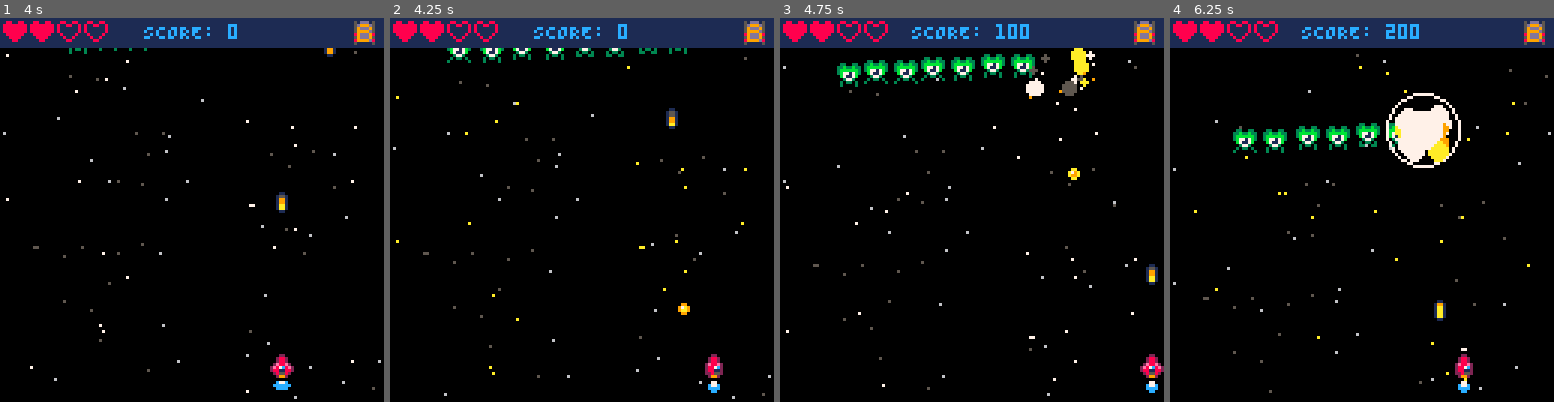
Above: before the commit, frames 1-4 (left to right).
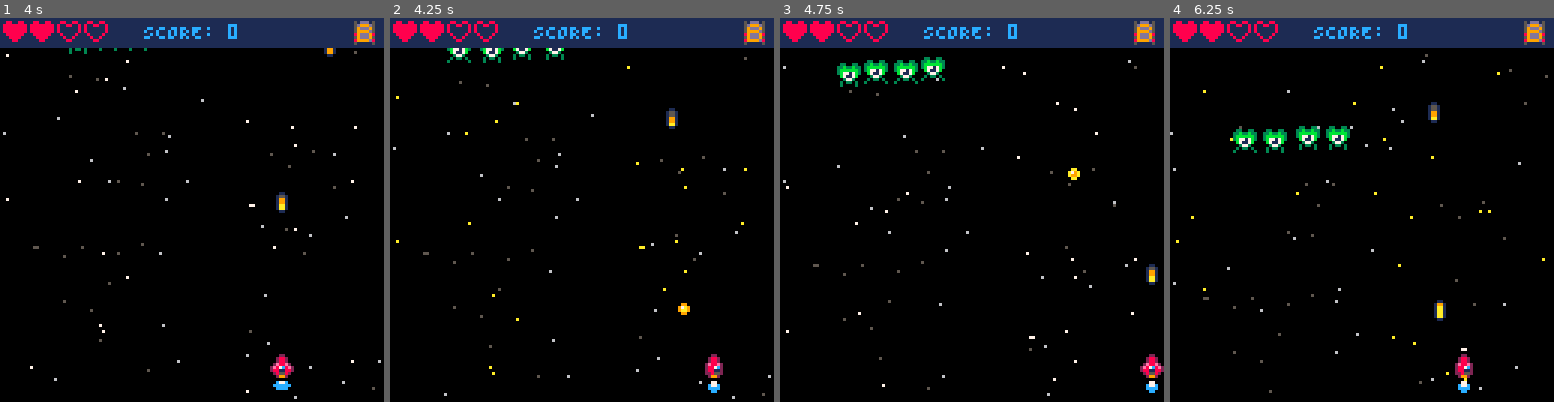
Above: after the commit, the same moments.

Repository: ProfSFrink/pico-8_shump_tutorial
Game: PICO-8 cartridge shump.p8
Two runs of this game, one before a commit and one after it. Both use one fixed random seed, a clock stepped at 60 frames per second and the inputs below.
Inputs:
- Up to frame 1 (4 s): tap X (X key) at 0.33, 1.07, 1.85, 2.97 s; tap O (Z key) at 0.7, 1.7, 2.1, 2.5, 2.9, 3.3, 3.7 s; hold Right 1.6-2.1 s; hold Up 2.15-2.42 s; hold Right 2.47-3.03 s; hold Left 3.08-3.58 s; hold Down 3.63-3.97 s
- Up to frame 2 (4.25 s): hold Right from 4.02 s (still down); tap X (X key) at 4.08 s; tap O (Z key) at 4.1 s
- Up to frame 3 (4.75 s): tap O (Z key) at 4.5 s; release Right at 4.68 s; hold Up from 4.73 s (still down)
- Up to frame 4 (6.25 s): tap O (Z key) every 0.4 s from 4.9 to 6.1 s; release Up at 5.03 s; hold Left 5.08-5.68 s; tap X (X key) at 5.2 s; hold Down 5.73-6.03 s; hold Right from 6.08 s (still down)

Frame 1 is identical in both runs. In frame 2, 0.2% of the frame differs, in the area x 48-78%, y 7-11%; in frame 3, 1.9%; in frame 4, 3.2%, in the area x 0-100%, y 1-86%.

Commit message:
- (refactor) better handling of animation props in definitions.

Diff:
--- a/components/Enemies.lua
+++ b/components/Enemies.lua
@@ -4,10 +4,11 @@
     -- name: Enemy name.
     -- cols: table of color pairs for the enemy, first is
     --       entry matches sprite colours.
-    -- strtFram: Starting sprite of the enemy's animation.
-    -- endFram: Ending sprite of the enemy's animation.
-    -- flFram: Flash sprite when hit or dead.
-    -- animDelay: Delay between animation frames.
+    -- ani: Table of animation settings.
+    --      start: First sprite index of the animation.
+    --      fin: Last sprite index of the animation.
+    --      flash: Sprite index to use when hit.
+    --      delay: Frames between animation changes.
     -- spd: Enemy speed.
     -- hp: Enemy health points.
     -- points: Enemy score value.
@@ -22,10 +23,10 @@
             { c1 = 8, c2 = 2 }, -- Red.
             { c1 = 6, c2 = 13 } -- Grey.
         },
-        strtFram = 80,
-        endFram = 83,
-        flFram = 84,
-        animDelay = 3,
+        ani = { start = 80,
+                fin = 83,
+                flash = 84,
+                delay = 3 },
         spd = 0.5,
         hp = 2,
         points = 100,
@@ -42,10 +43,10 @@
             { c1 = 8, c2 = 2 }, -- Red.
             { c1 = 14, c2 = 2 } -- Pink.
         },
-        strtFram = 64,
-        endFram = 67,
-        flFram = 68,
-        animDelay = 3,
+        ani = { start = 64,
+                fin = 67,
+                flash = 68,
+                delay = 3 },
         spd = 0.75,
         hp = 4,
         points = 175,
@@ -62,10 +63,10 @@
             { c1 = 12, c2 = 1 }, -- Blue.
             { c1 = 14, c2 = 2 } -- Pink.
         },
-        strtFram = 69,
-        endFram = 72,
-        flFram = 73,
-        animDelay = 3,
+        ani = { start = 69,
+                fin = 72,
+                flash = 73,
+                delay = 3 },
         spd = 0.6,
         hp = 3,
         points = 150,
@@ -82,10 +83,10 @@
             -- { c1 = 12, c2 = 1 }, -- Blue.
             -- { c1 = 14, c2 = 2 } -- Pink.
         },
-        strtFram = 88,
-        endFram = 92,
-        flFram = 93,
-        animDelay = 5,
+        ani = { start = 88,
+                fin = 92,
+                flash = 93,
+                delay = 5 },
         spd = 0.3,
         hp = 5,
         points = 200,
@@ -102,10 +103,10 @@
             -- { c1 = 12, c2 = 1 }, -- Blue.
             -- { c1 = 14, c2 = 2 } -- Pink.
         },
-        strtFram = 85,
-        endFram = 86,
-        flFram = 87,
-        animDelay = 2,
+        ani = { start = 85,
+                fin = 86,
+                flash = 87,
+                delay = 2 },
         spd = 0.8,
         hp = 2,
         points = 200,
@@ -123,13 +124,13 @@
             -- { c1 = 12, c2 = 1 }, -- Blue.
             -- { c1 = 14, c2 = 2 } -- Pink.
         },
-        strtFram = 74,
-        endFram = 77,
-        flFram = 78,
-        animDelay = 2,
+        ani = { start = 74,
+                fin = 77,
+                flash = 78,
+                delay = 2 },
         spd = 0.4,
-        hp = 2,
-        points = 200,
+        hp = 4,
+        points = 300,
         upFunc = function(_ENV)
             x = x + cos(y / 16) * spd
             y += spd
@@ -176,16 +177,16 @@
         ranIdx = 1,
 
         -- Current sprite being animated.
-        curFram = enemyCfg.strtFram,
-
-        strtFram = enemyCfg.strtFram,
-        endFram = enemyCfg.endFram,
-        flFram = enemyCfg.flFram,
+        curSpr = enemyCfg.ani.start,
+
+        startSpr = enemyCfg.ani.start,
+        endSpr = enemyCfg.ani.fin,
+        flSpr = enemyCfg.ani.flash,
 
         -- Frames since last animation change.
         animTimer = 0,
 
-        animDelay = enemyCfg.animDelay,
+        animDelay = enemyCfg.ani.delay,
         upFunc = enemyCfg.upFunc,
         hit = false, -- if enemy in hit state.
         hTimer = hTimerLim,
@@ -215,14 +216,14 @@
 
             animTimer += 1
             if dead or hit then
-                curFram = flFram
+                curSpr = flSpr
             else
                 if animTimer >= animDelay then
                     animTimer = 0
-                    if curFram < endFram then
-                        curFram += 1
+                    if curSpr < endSpr then
+                        curSpr += 1
                     else
-                        curFram = strtFram
+                        curSpr = startSpr
                     end
                 end
             end
@@ -239,9 +240,9 @@
             end
 
             if dead then
-                spr(curFram, x, y, 1, 1, false, dTimer % 2 == 0)
+                spr(curSpr, x, y, 1, 1, false, dTimer % 2 == 0)
             else
-                spr(curFram, x, y)
+                spr(curSpr, x, y)
             end
 
             if ranIdx >= 1 then pal() end
--- a/components/Projectiles.lua
+++ b/components/Projectiles.lua
@@ -1,9 +1,10 @@
 -- Projectile component data.
 
 -- Setup for bullets & lasers.
--- strtFram: Starting frame.
--- endFram: Ending frame.
--- animDelay: Frames before animation advances.
+-- ani: Table of animation settings.
+--      start: First sprite index of the animation.
+--      fin: Last sprite index of the animation.
+--      delay: Frames between animation changes.
 -- spd: Speed.
 -- rof: Rate of fire in frames.
 -- sfx: Sound effect to play when firing.
@@ -12,37 +13,37 @@
 pTypes = {
     bullet = {
         type = bullet,
-        strtFram = 16,
-        endFram = 17,
-        animDelay = 5,
+        ani = { start = 16,
+                fin = 17,
+                delay = 5 },
         spd = 3,
         rof = 4,
         dam = 1,
         sfx = 0,
         btn = 5,
         upFunc = function(_ENV)
-            if curFram == strtFram then
-                curFram = endFram
+            if curSpr == ani.start then
+                curSpr = ani.fin
             else
-                curFram = strtFram
+                curSpr = ani.start
             end
         end
     },
     laser = {
         type = laser,
-        strtFram = 18,
-        endFram = 21,
-        animDelay = 6,
+        ani = { start = 18,
+                fin = 21,
+                delay = 6 },
         spd = 4,
         rof = 8,
         dam = 2,
         sfx = 2,
         btn = 4,
         upFunc = function(_ENV)
-            if curFram < endFram then
-                curFram += 1
+            if curSpr < ani.fin then
+                curSpr += 1
             else
-                curFram = strtFram
+                curSpr = ani.start
             end
         end
     }
@@ -77,13 +78,12 @@
         upFunc = proCfg.upFunc,
 
         -- Current sprite being animated.
-        curFram = proCfg.strtFram,
-        strtFram = proCfg.strtFram,
-        endFram = proCfg.endFram,
+        curSpr = proCfg.ani.start,
+        ani = proCfg.ani,
         animTimer = 0,
 
         -- Frames before animation advances.
-        animDelay = proCfg.animDelay,
+        animDelay = proCfg.ani.delay,
 
         -- Update the projectile.
         update = function(_ENV)
@@ -104,7 +104,7 @@
 
         -- Draw the projectile.
         draw = function(_ENV)
-            spr(curFram, x, y)
+            spr(curSpr, x, y)
         end
     }
 end
--- a/states/GameState.lua
+++ b/states/GameState.lua
@@ -18,14 +18,6 @@
 			spawnX = 40, spawnY = 0 },
 		{ wave = 1, frame = 30, kind = eTypes.alien,
 			spawnX = 50, spawnY = 0 },
-		{ wave = 1, frame = 30, kind = eTypes.alien,
-			spawnX = 60, spawnY = 0 },
-		{ wave = 1, frame = 30, kind = eTypes.alien,
-			spawnX = 70, spawnY = 0 },
-		{ wave = 1, frame = 30, kind = eTypes.alien,
-			spawnX = 80, spawnY = 0 },
-		{ wave = 1, frame = 30, kind = eTypes.alien,
-			spawnX = 90, spawnY = 0 },
 		{ wave = 2, frame = 55, kind = eTypes.fighter,
 			spawnX = ranInt(0, 120), spawnY = 0 },
 		{ wave = 2, frame = 65, kind = eTypes.fighter,
